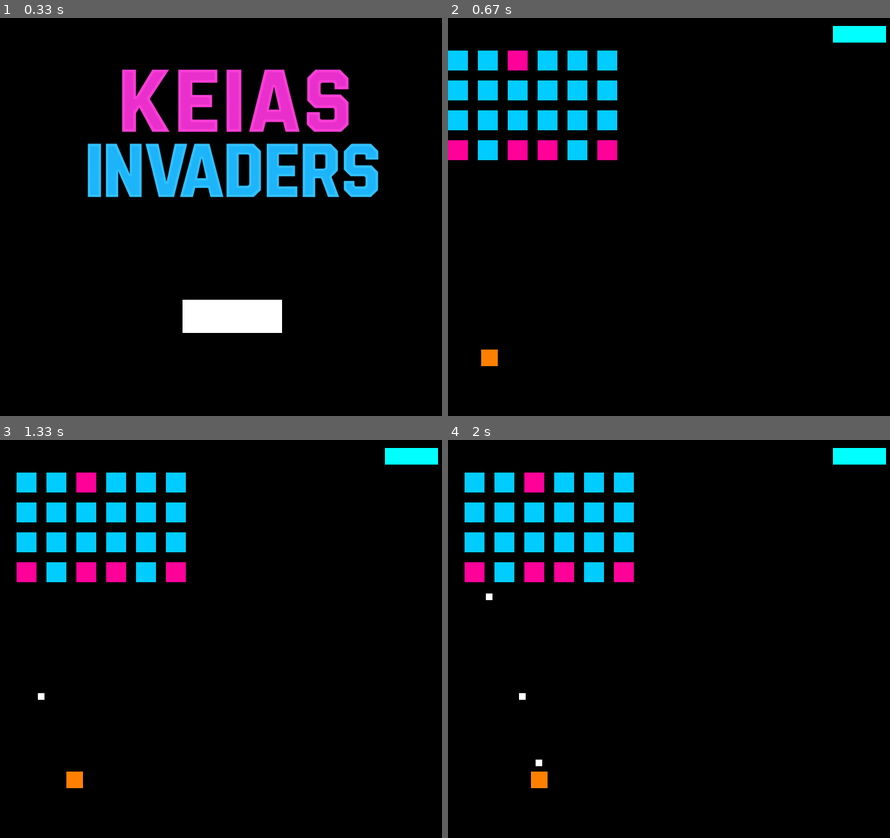
Above: before the commit, frames 1-4 (two rows, left to right).
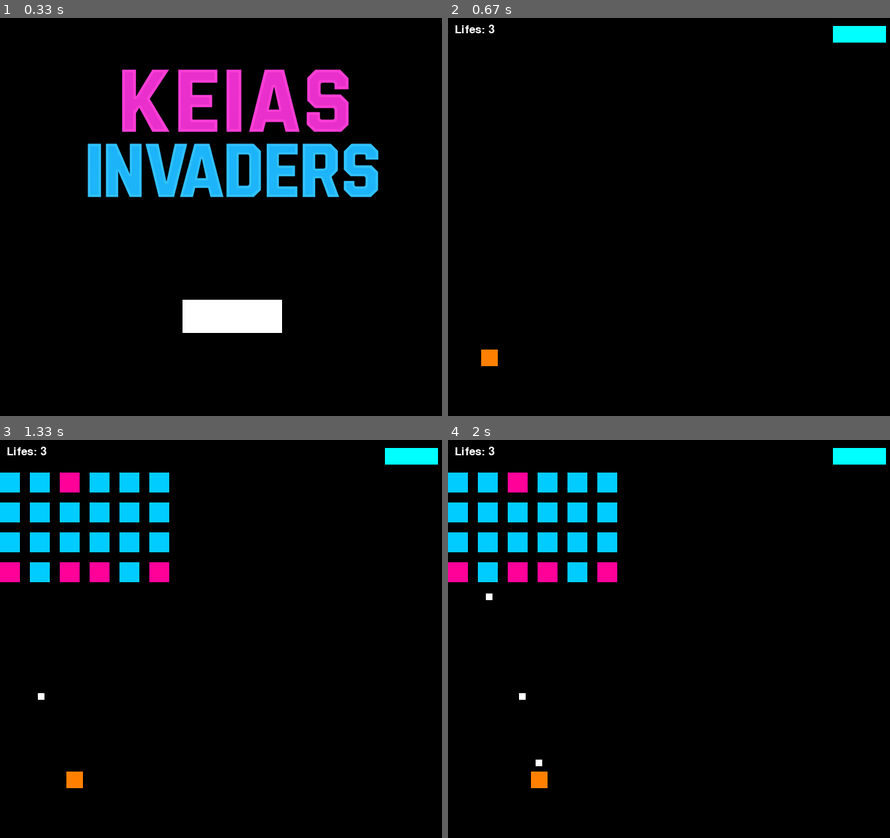
Above: after the commit, the same moments.

Repository: kei4ss/space-invaders-Pygame
Game: pygame game, started from source/main.py
The game is run twice, just before and just after one commit, with the same random seed, the same clock (stepped at 60 frames per second) and the same inputs.
Inputs (mouse positions are in pixels of both pictures, inside the frame that each line leads up to):
- Up to frame 1 (0.33 s): no input
- Up to frame 2 (0.67 s): click (682, 316) at 0.38 s
- Up to frame 3 (1.33 s): tap Space at 0.67, 1.07 s; hold Right from 1 s (still down)
- Up to frame 4 (2 s): tap Space at 1.37, 1.9 s; release Right at 1.47 s; hold Right from 1.83 s (still down)

Frame 1 is identical in both runs. In frame 2, 5.5% of the frame differs, in the area x 0-39%, y 1-36%; in frame 3, 6.6%, in the area x 0-43%, y 1-36%; in frame 4, 6.6%.

Commit message:
stages upgrade

Diff:
--- a/source/config/gameStage.py
+++ b/source/config/gameStage.py
@@ -20,4 +20,12 @@
             ['x', 'x', 'y', 'x', 'x', 'y', 'x', 'x'],
             ['x', 'y', '', 'x', 'x', '', 'y', 'x']
         ]
-    TOTAL_STAGES = 3
+    STAGE_4 = [
+            ['y', 'x', 'y', 'x', 'y', 'x', 'y', 'x', 'x', 'y'],
+            [' ', 'y', 'x', 'x', 'x', 'x', 'x', 'x', 'y', ' '],
+            [' ', ' ', 'y', 'x', 'x', 'x', 'x', 'y', ' ', ' '],
+            [' ', ' ', ' ', 'y', 'x', 'x', 'y', ' ', ' ', ' '],
+            [' ', ' ', ' ', ' ', 'x', 'x', ' ', ' ', ' ', ' '],
+            [' ', ' ', ' ', ' ', 'y', 'y', ' ', ' ', ' ', ' ']
+        ]
+    TOTAL_STAGES = 4
--- a/source/entities/enemie.py
+++ b/source/entities/enemie.py
@@ -11,7 +11,7 @@
     def __init__(self, display, x, y):
         self.rect = pygame.Rect(x, y, 30, 30)
         self.display = display
-        self.speed = 25
+        self.speed = 30
         self.enemieColor = (0, 204, 255)
         self.border = None
 
@@ -42,9 +42,10 @@
         super().__init__(display, x, y)
         self.enemieColor = (255, 0, 153)
         self.lastTimeShoot = pygame.time.get_ticks()
+        self.timeToShoot = random.randint(3000, 10000)
 
     def draw(self):
-        if pygame.time.get_ticks() - self.lastTimeShoot >= random.randint(3000, 10000):
+        if pygame.time.get_ticks() - self.lastTimeShoot >= self.timeToShoot:
             BulletManager.addBullet(Bullet(self.display, self.rect.centerx, self.rect.centery, createBy=self, targets=[Player],  toUp=False))
             self.lastTimeShoot = pygame.time.get_ticks()
         super().draw()
@@ -54,7 +55,8 @@
 class EnemieManage:
     def __init__(self, display):
         self.board = Stage.STAGE_1.value
-        self.currentPhase = 1
+        self.currentPhase = 0
+        self.arrivedFinalStage = False
         self.initalPos = (0, 50)
         self.display = display
 
@@ -65,7 +67,6 @@
         self.needDown = False
 
         self.enemies = []
-        self.createEnemies()
 
     def draw(self):
         for index in range(len(self.enemies)):
@@ -100,6 +101,9 @@
                             self.board = Stage.STAGE_2.value
                         case 3:
                             self.board = Stage.STAGE_3.value
+                        case 4:
+                            self.board = Stage.STAGE_4.value
+                            self.arrivedFinalStage = True
                     self.createEnemies()
             self.lastTimeMoved = pygame.time.get_ticks()
 
@@ -125,3 +129,6 @@
         self.lastDirectionBeforeDown = None
         self.needDown = False
         self.timeToMove = 1000
+
+    def isGameOver(self):
+        return self.arrivedFinalStage
--- a/source/entities/player.py
+++ b/source/entities/player.py
@@ -37,6 +37,7 @@
 
         if BulletManager.checkCollision(self):
             self.rect = pygame.Rect(50, 500, 25, 25)
+            self.life -= 1
 
     def __move(self, plusX=0):
         if self.current_time - self.lastTimeMove > self.timeToMove:
@@ -46,3 +47,6 @@
             height = self.rect.height
             self.rect.update(x, y, width, height)
             self.lastTimeMove = self.current_time
+
+    def isAlive(self):
+        return self.life > 0
--- a/source/main.py
+++ b/source/main.py
@@ -19,8 +19,11 @@
 
         self.buttonStart = Button(self.display, 350, 450, 150, 50, selectedColor="green")
         self.buttonGoMenu = Button(self.display, 620, 25, 80, 25, defaultColor="cyan", selectedColor="blue")
+        self.gameOverButton = Button(self.display, 350, 300, 150, 50, defaultColor= "red", selectedColor="blue")
         self.player = Player(self.display)
         self.enemies = EnemieManage(self.display)
+
+        self.font_1 = pygame.font.Font(None, 25)
 
     def run(self):
         running = True
@@ -35,6 +38,8 @@
                     self.menuScreen()
                 case GameModes.GAME:
                     self.gameScreen()
+                case GameModes.GAME_OVER:
+                    self.gameOverScreen()
 
             pygame.display.update()
 
@@ -48,8 +53,21 @@
             self.resetEntities()
             self.game_mode = GameModes.GAME
 
+    def gameOverScreen(self):
+        self.display.fill('black')
+        self.gameOverButton.update()
+        self.gameOverButton.draw()
+
+        if self.gameOverButton.clicked():
+            self.game_mode = GameModes.MENU
+
+
     def gameScreen(self):
         self.display.fill((0, 0, 0))
+
+        if not self.player.isAlive():
+            self.game_mode = GameModes.GAME_OVER
+            return
 
         self.buttonGoMenu.update()
         self.player.update()
@@ -59,6 +77,9 @@
         self.enemies.draw()
         self.buttonGoMenu.draw()
         self.player.draw()
+
+        playerLifeText = self.font_1.render(f"Lifes: {self.player.life}", True, (255, 255, 255))
+        self.display.blit(playerLifeText, (10, 10))
 
         if self.buttonGoMenu.clicked():
             self.game_mode = GameModes.MENU
